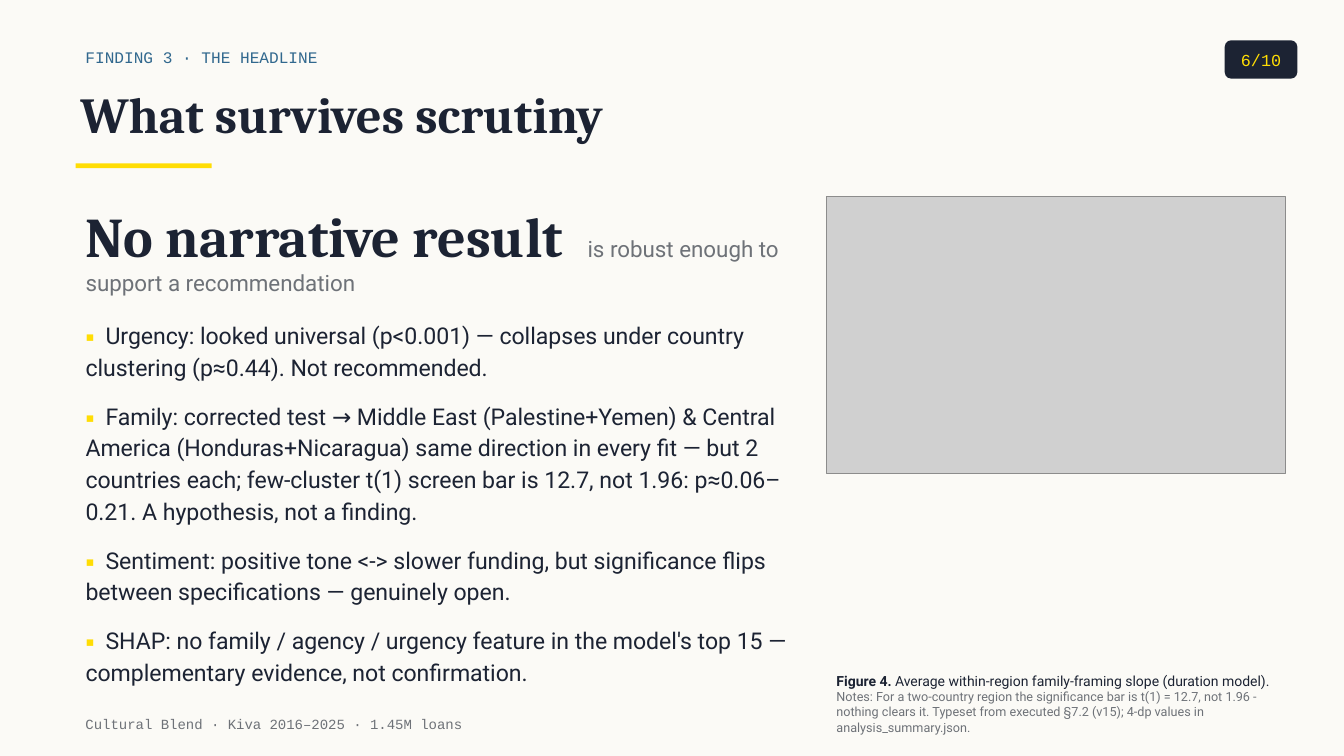
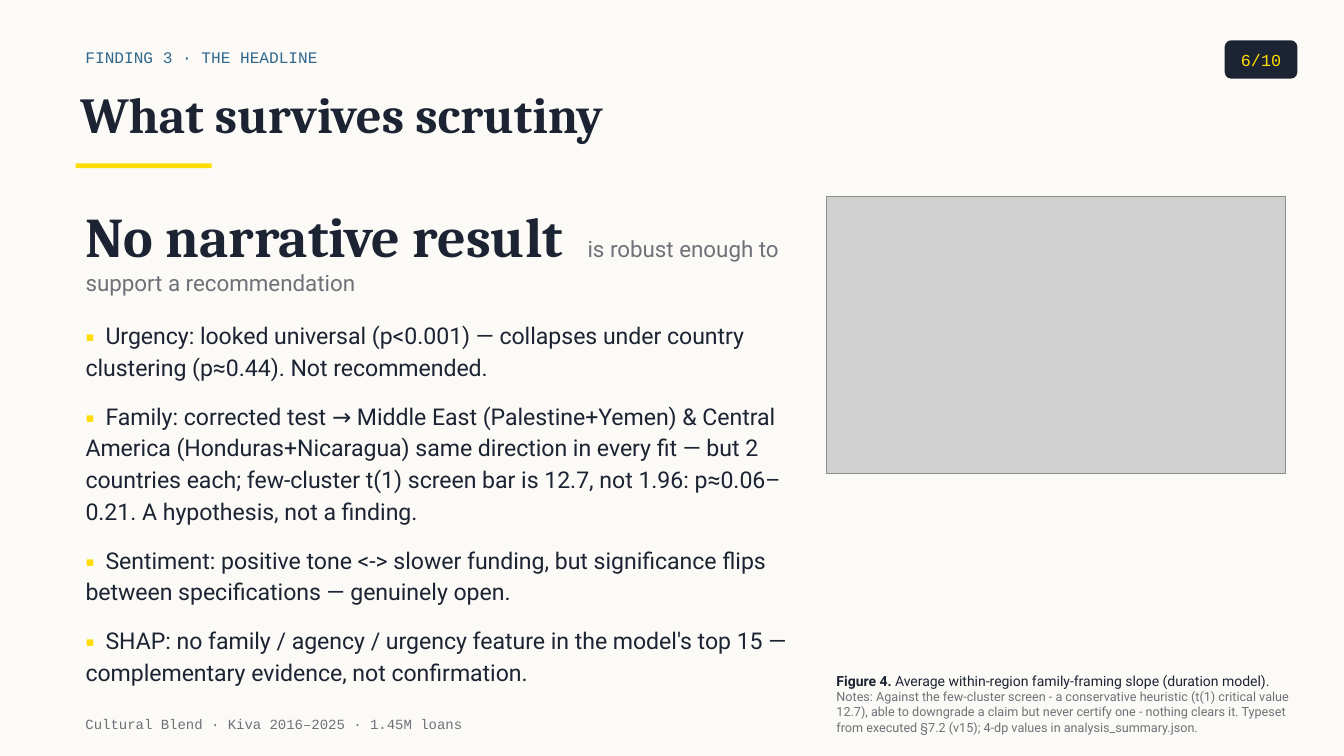
Before and after one commit to tuannm3812/unsw-ma-hackathon-2026, a slide deck: slide 6 of docs/presentation/slides_draft.pptx. Drawn at 1344x756 pixels with LibreOffice and Linux fonts; fonts in the diff are those of the drawing; grey boxes stand for pictures. Boxes give left, top, right and bottom in pixels: in the first picture for what was removed or moved away, otherwise in the second. Text is boxed around its words. In the diff, an @@ line names an element or a change of style, - is before the commit and + after.

```diff
--- a/docs/presentation/slides_draft.pptx
+++ b/docs/presentation/slides_draft.pptx
@@ text at bbox=[836, 691, 1289, 735]: text changed @@
-Notes: For a two-country region the significance bar is t(1) = 12.7, not 1.96 - nothing clears it. Typeset from executed §7.2 (v15); 4-dp values in analysis_summary.json.
+Notes: Against the few-cluster screen - a conservative heuristic (t(1) critical value 12.7), able to downgrade a claim but never certify one - nothing clears it. Typeset from executed §7.2 (v15); 4-dp values in analysis_summary.json.
```
Also in this commit, not shown: 6 other files.
